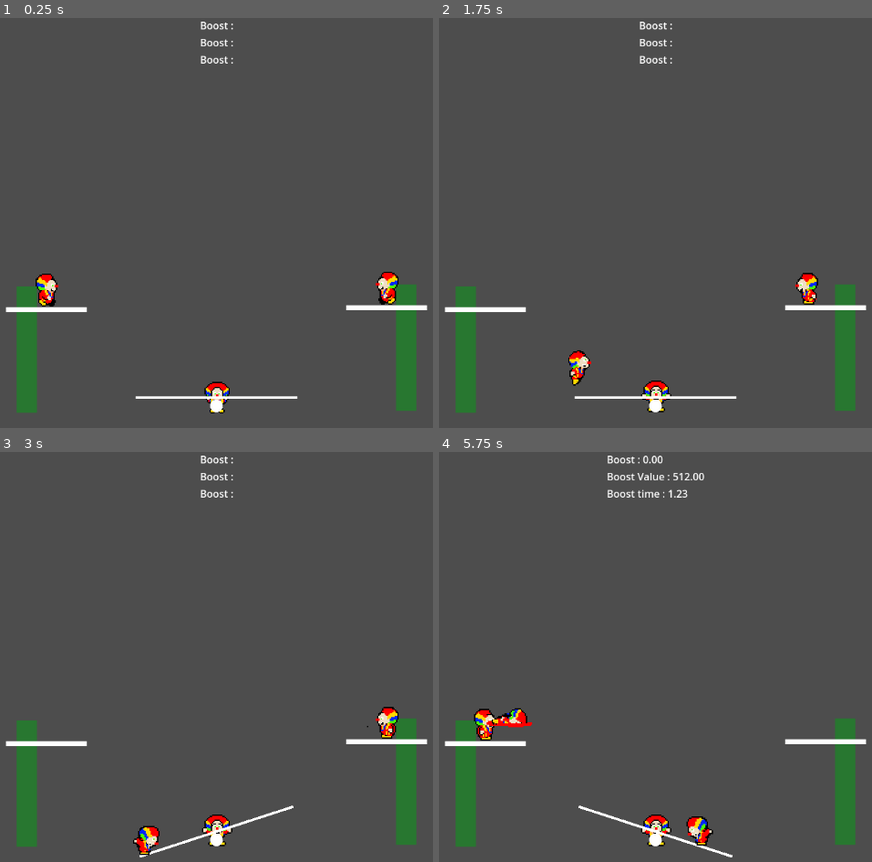
Above: before the commit, frames 1-4 (two rows, left to right).
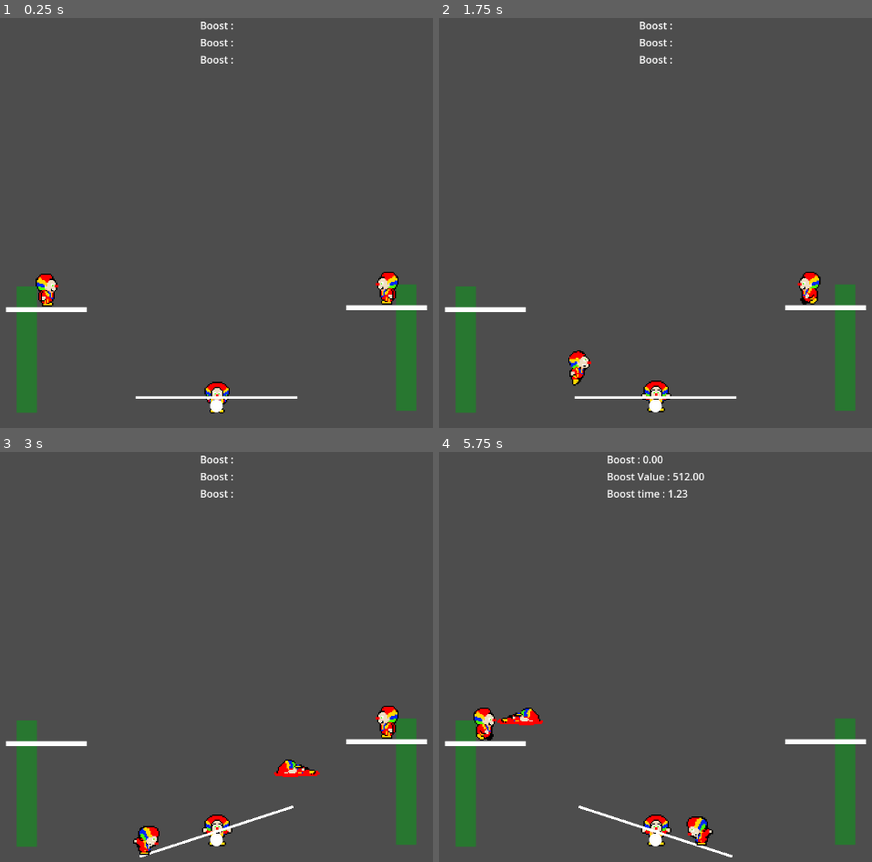
Above: after the commit, the same moments.

Repository: JonqsGames/CircusMarmelade
Game: Godot game, scene res://game.tscn
Same seed, same stepped clock (60 frames per second), same inputs: the game is played once before the commit and once after it.
Inputs:
- Up to frame 1 (0.25 s): no input
- Up to frame 2 (1.75 s): hold Right (right) 0.53-1.28 s; tap Space (action) at 0.6, 1.35 s; hold Left (left) from 1.28 s (still down)
- Up to frame 3 (3 s): release Left (left) at 2.03 s; hold Down (rotate_negative) 2.03-2.78 s; hold Right (right) from 2.03 s (still down); tap Space (action) at 2.3 s; tap Up (rotate_positive) at 2.85 s
- Up to frame 4 (5.75 s): tap Space (action) at 3.05, 3.6, 4.35, 5.3 s; release Right (right) at 3.53 s; hold Left (left) from 3.53 s (still down); hold Down (rotate_negative) from 5.03 s (still down)

The runs differ from the first frame. In frame 1, 0.2% of the frame differs, in the area x 8-92%, y 61-71%; in frame 2, 0.2%; in frame 3, 0.4%; in frame 4, 0.6%, in the area x 8-24%, y 62-71%.

Commit message:
Minor fixes

Diff:
--- a/Plank.gd
+++ b/Plank.gd
@@ -4,6 +4,10 @@
 signal release()
 
 const TILT_ANGLE = PI * 0.1
+
+func get_half_size():
+	return $CollisionShape2D.shape.size.x * 0.5
+
 
 func tilt(left_side):
 	var t = create_tween()
--- a/entities/Character.gd
+++ b/entities/Character.gd
@@ -6,7 +6,8 @@
 	AERIAL,
 	PILED,
 	CRASHED,
-	BASE
+	BASE,
+	HOLDING
 }
 
 # Get the gravity from the project settings to be synced with RigidBody nodes.
@@ -21,11 +22,18 @@
 @export var left_side = false
 
 var relative_stick_position = Vector3.ZERO
-var plank : Plank = null
+@onready var plank : Plank = $"/root/Game/Balance/Plank"
+
 var move_speed = 256.0
 var rotate_speed = 7.0
 
 signal dead()
+
+func get_relative_d():
+	var x = relative_stick_position.x
+	if left_side:
+		x = -x
+	return x
 
 func _on_pressing_done():
 	if self.status == Status.PRESSING:
@@ -34,7 +42,7 @@
 
 func _on_tilt_done():
 	self.status = Status.AERIAL
-	self.velocity.y = -ActionPressManager.get_boost_value()
+	self.velocity.y = -ActionPressManager.get_boost_value() * get_relative_d()/plank.get_half_size()
 	ActionPressManager.boost()
 func _ready():
 	if left_side:
@@ -45,6 +53,7 @@
 
 func _physics_process(delta):
 	# Add the gravity.
+	$AnimationTree.set("parameters/BlendWalk/blend_position", float(abs(velocity.x) > 0.0))
 	var v = move_speed * delta
 	var r = rotate_speed * delta
 	match status:
@@ -56,7 +65,7 @@
 			move_and_slide()
 			if abs(position.x) > 64.0:
 				self.velocity.x = -sign(self.global_position.x) * 200.0
-				ActionPressManager.action_peak_height = abs(self.global_position.y)
+				ActionPressManager.action_peak_height = abs(self.global_position.y) * get_relative_d()/plank.get_half_size()
 				self.status = Status.AERIAL
 		Status.AERIAL:
 			if Input.is_action_pressed("left"):
@@ -94,6 +103,7 @@
 						if c.is_in_group("Character"):
 							if (c.status == Status.PILED or c.status == Status.BASE) and col.get_local_shape().name == "FeetShape":
 								self.status = Status.PILED
+								c.status = Status.HOLDING
 								self.reparent(c)
 								dead.emit()
 								break
@@ -102,13 +112,11 @@
 								self.reparent(c)
 								dead.emit()
 								break
-						elif c.name == "Plank":
+						elif c is Plank:
 							# check relative x position
-							plank = c
+							#plank = c
 							relative_stick_position = plank.to_local(self.global_position)
-							var x = relative_stick_position.x
-							if left_side:
-								x = -x
+							var x = get_relative_d()
 							if x > 0 and col.get_local_shape().name == "FeetShape":
 								self.status = Status.PRESSING
 								self.velocity = Vector2.ZERO
@@ -123,6 +131,7 @@
 								break
 						elif c.name == "Board" and col.get_local_shape().name == "FeetShape":
 							self.status = Status.PREPARING
+							self.rotation = 0.0
 							self.velocity = Vector2.ZERO
 							break
 						else:
@@ -135,7 +144,7 @@
 			self.global_position = plank.to_global(relative_stick_position)
 		Status.PILED:
 			self.position = lerp(self.position,Vector2(0.0,-40.0),delta * 2.0)
-			self.rotate((randf() - 0.5) * delta * 0.7)
+			self.rotate((randf() - 0.5) * delta * 0.4)
 			self.rotation = lerp_angle(self.rotation,0.0,delta * 1.0)
 
 func die():
--- a/entities/character.tscn
+++ b/entities/character.tscn
@@ -47,7 +47,7 @@
 
 [sub_resource type="Animation" id="Animation_xn8bf"]
 resource_name = "walk"
-length = 0.6
+length = 0.40001
 loop_mode = 2
 tracks/0/type = "value"
 tracks/0/imported = false
@@ -56,10 +56,10 @@
 tracks/0/interp = 1
 tracks/0/loop_wrap = true
 tracks/0/keys = {
-"times": PackedFloat32Array(0, 0.6),
-"transitions": PackedFloat32Array(1, 1),
-"update": 0,
-"values": [3, 6]
+"times": PackedFloat32Array(0, 0.4),
+"transitions": PackedFloat32Array(1, 1),
+"update": 0,
+"values": [3, 5]
 }
 
 [sub_resource type="Animation" id="Animation_nhaw8"]
@@ -112,7 +112,7 @@
 
 [sub_resource type="Animation" id="Animation_2rjii"]
 resource_name = "crash"
-length = 0.4
+length = 0.60001
 tracks/0/type = "value"
 tracks/0/imported = false
 tracks/0/enabled = true
@@ -123,7 +123,7 @@
 "times": PackedFloat32Array(0, 0.2),
 "transitions": PackedFloat32Array(1, 1),
 "update": 0,
-"values": [29, 31]
+"values": [30, 31]
 }
 tracks/1/type = "method"
 tracks/1/imported = false
@@ -132,7 +132,7 @@
 tracks/1/interp = 1
 tracks/1/loop_wrap = true
 tracks/1/keys = {
-"times": PackedFloat32Array(0.4),
+"times": PackedFloat32Array(0.6),
 "transitions": PackedFloat32Array(1),
 "values": [{
 "args": [],
@@ -142,32 +142,83 @@
 
 [sub_resource type="Animation" id="Animation_p4efs"]
 resource_name = "piled"
-length = 0.5
-tracks/0/type = "value"
-tracks/0/imported = false
-tracks/0/enabled = true
-tracks/0/path = NodePath("Sprite2D:frame")
-tracks/0/interp = 1
-tracks/0/loop_wrap = true
-tracks/0/keys = {
-"times": PackedFloat32Array(0, 0.5),
+length = 0.30001
+tracks/0/type = "value"
+tracks/0/imported = false
+tracks/0/enabled = true
+tracks/0/path = NodePath("Sprite2D:frame")
+tracks/0/interp = 1
+tracks/0/loop_wrap = true
+tracks/0/keys = {
+"times": PackedFloat32Array(0, 0.3),
 "transitions": PackedFloat32Array(1, 1),
 "update": 0,
 "values": [22, 27]
+}
+
+[sub_resource type="Animation" id="Animation_0wym0"]
+resource_name = "fail"
+length = 0.20001
+tracks/0/type = "value"
+tracks/0/imported = false
+tracks/0/enabled = true
+tracks/0/path = NodePath("Sprite2D:frame")
+tracks/0/interp = 1
+tracks/0/loop_wrap = true
+tracks/0/keys = {
+"times": PackedFloat32Array(0, 0.2),
+"transitions": PackedFloat32Array(1, 1),
+"update": 1,
+"values": [29, 30]
+}
+
+[sub_resource type="Animation" id="Animation_txy0v"]
+resource_name = "idle_walk"
+tracks/0/type = "value"
+tracks/0/imported = false
+tracks/0/enabled = true
+tracks/0/path = NodePath("Sprite2D:frame")
+tracks/0/interp = 1
+tracks/0/loop_wrap = true
+tracks/0/keys = {
+"times": PackedFloat32Array(0),
+"transitions": PackedFloat32Array(1),
+"update": 1,
+"values": [1]
 }
 
 [sub_resource type="AnimationLibrary" id="AnimationLibrary_cictl"]
 _data = {
 "RESET": SubResource("Animation_13r30"),
 "crash": SubResource("Animation_2rjii"),
+"fail": SubResource("Animation_0wym0"),
 "flying": SubResource("Animation_34tyd"),
 "idle": SubResource("Animation_oec6f"),
+"idle_walk": SubResource("Animation_txy0v"),
 "landing": SubResource("Animation_nhaw8"),
 "piled": SubResource("Animation_p4efs"),
 "piling": SubResource("Animation_so3vp"),
 "walk": SubResource("Animation_xn8bf")
 }
 
+[sub_resource type="AnimationNodeAnimation" id="AnimationNodeAnimation_4hseg"]
+animation = &"walk"
+
+[sub_resource type="AnimationNodeAnimation" id="AnimationNodeAnimation_2vxlo"]
+animation = &"walk"
+
+[sub_resource type="AnimationNodeAnimation" id="AnimationNodeAnimation_hyywk"]
+animation = &"idle_walk"
+
+[sub_resource type="AnimationNodeBlendSpace1D" id="AnimationNodeBlendSpace1D_cqpov"]
+blend_point_0/node = SubResource("AnimationNodeAnimation_4hseg")
+blend_point_0/pos = -1.0
+blend_point_1/node = SubResource("AnimationNodeAnimation_2vxlo")
+blend_point_1/pos = 1.0
+blend_point_2/node = SubResource("AnimationNodeAnimation_hyywk")
+blend_point_2/pos = 0.0
+min_space = 0.0
+
 [sub_resource type="AnimationNodeAnimation" id="AnimationNodeAnimation_tyscs"]
 animation = &"crash"
 
@@ -183,16 +234,6 @@
 [sub_resource type="AnimationNodeAnimation" id="AnimationNodeAnimation_kv5n6"]
 animation = &"piling"
 
-[sub_resource type="AnimationNodeAnimation" id="AnimationNodeAnimation_1vhrw"]
-animation = &"walk"
-
-[sub_resource type="AnimationNodeStateMachineTransition" id="AnimationNodeStateMachineTransition_tmsgl"]
-advance_mode = 2
-
-[sub_resource type="AnimationNodeStateMachineTransition" id="AnimationNodeStateMachineTransition_x60l7"]
-advance_mode = 2
-advance_expression = "status == Status.AERIAL"
-
 [sub_resource type="AnimationNodeStateMachineTransition" id="AnimationNodeStateMachineTransition_6eq2t"]
 switch_mode = 2
 advance_mode = 2
@@ -207,10 +248,6 @@
 advance_mode = 2
 advance_expression = "status == Status.PILED"
 
-[sub_resource type="AnimationNodeStateMachineTransition" id="AnimationNodeStateMachineTransition_o8dvj"]
-advance_mode = 2
-advance_expression = "status == Status.BASE"
-
 [sub_resource type="AnimationNodeStateMachineTransition" id="AnimationNodeStateMachineTransition_ubq81"]
 advance_mode = 2
 advance_expression = "status == Status.CRASHED"
@@ -223,10 +260,28 @@
 switch_mode = 2
 advance_mode = 2
 
+[sub_resource type="AnimationNodeStateMachineTransition" id="AnimationNodeStateMachineTransition_vhirm"]
+advance_mode = 2
+
+[sub_resource type="AnimationNodeStateMachineTransition" id="AnimationNodeStateMachineTransition_1lonl"]
+advance_mode = 2
+advance_expression = "status == Status.AERIAL"
+
+[sub_resource type="AnimationNodeStateMachineTransition" id="AnimationNodeStateMachineTransition_a8uea"]
+advance_mode = 2
+advance_expression = "status == Status.PREPARING"
+
+[sub_resource type="AnimationNodeStateMachineTransition" id="AnimationNodeStateMachineTransition_j17hc"]
+advance_mode = 2
+advance_expression = "status == Status.BASE"
+
 [sub_resource type="AnimationNodeStateMachine" id="AnimationNodeStateMachine_ww7wi"]
+states/BlendWalk/node = SubResource("AnimationNodeBlendSpace1D_cqpov")
+states/BlendWalk/position = Vector2(248, 100)
 states/End/position = Vector2(901, 100)
+states/Start/position = Vector2(98, 79)
 states/crash/node = SubResource("AnimationNodeAnimation_tyscs")
-states/crash/position = Vector2(692, 157)
+states/crash/position = Vector2(693, 158)
 states/flying/node = SubResource("AnimationNodeAnimation_nnuin")
 states/flying/position = Vector2(395, 100)
 states/landing/node = SubResource("AnimationNodeAnimation_efsq3")
@@ -234,10 +289,8 @@
 states/piled/node = SubResource("AnimationNodeAnimation_wl6ln")
 states/piled/position = Vector2(653, 214)
 states/piling/node = SubResource("AnimationNodeAnimation_kv5n6")
-states/piling/position = Vector2(534, 190)
-states/walk/node = SubResource("AnimationNodeAnimation_1vhrw")
-states/walk/position = Vector2(294, 100)
-transitions = ["Start", "walk", SubResource("AnimationNodeStateMachineTransition_tmsgl"), "walk", "flying", SubResource("AnimationNodeStateMachineTransition_x60l7"), "flying", "landing", SubResource("AnimationNodeStateMachineTransition_6eq2t"), "landing", "flying", SubResource("AnimationNodeStateMachineTransition_nux3y"), "flying", "piling", SubResource("AnimationNodeStateMachineTransition_o5ci4"), "walk", "piling", SubResource("AnimationNodeStateMachineTransition_o8dvj"), "flying", "crash", SubResource("AnimationNodeStateMachineTransition_ubq81"), "crash", "End", SubResource("AnimationNodeStateMachineTransition_duvba"), "piling", "piled", SubResource("AnimationNodeStateMachineTransition_axfp4")]
+states/piling/position = Vector2(428, 229)
+transitions = ["flying", "landing", SubResource("AnimationNodeStateMachineTransition_6eq2t"), "landing", "flying", SubResource("AnimationNodeStateMachineTransition_nux3y"), "flying", "piling", SubResource("AnimationNodeStateMachineTransition_o5ci4"), "flying", "crash", SubResource("AnimationNodeStateMachineTransition_ubq81"), "crash", "End", SubResource("AnimationNodeStateMachineTransition_duvba"), "piling", "piled", SubResource("AnimationNodeStateMachineTransition_axfp4"), "Start", "BlendWalk", SubResource("AnimationNodeStateMachineTransition_vhirm"), "BlendWalk", "flying", SubResource("AnimationNodeStateMachineTransition_1lonl"), "flying", "BlendWalk", SubResource("AnimationNodeStateMachineTransition_a8uea"), "BlendWalk", "piling", SubResource("AnimationNodeStateMachineTransition_j17hc")]
 
 [node name="Character" type="CharacterBody2D" groups=["Character"]]
 position = Vector2(0, 1)
@@ -287,3 +340,4 @@
 tree_root = SubResource("AnimationNodeStateMachine_ww7wi")
 advance_expression_base_node = NodePath("..")
 anim_player = NodePath("../AnimationPlayer")
+parameters/BlendWalk/blend_position = -2.605
--- a/game.tscn
+++ b/game.tscn
@@ -17,7 +17,7 @@
 
 [sub_resource type="WorldBoundaryShape2D" id="WorldBoundaryShape2D_l2jq7"]
 
-[node name="Node2D" type="Node2D"]
+[node name="Game" type="Node2D"]
 
 [node name="CharacterBase" parent="." instance=ExtResource("1_2vaq0")]
 position = Vector2(0, 0)
Not shown: 1 places in entities/character.tscn that only renumber resources
